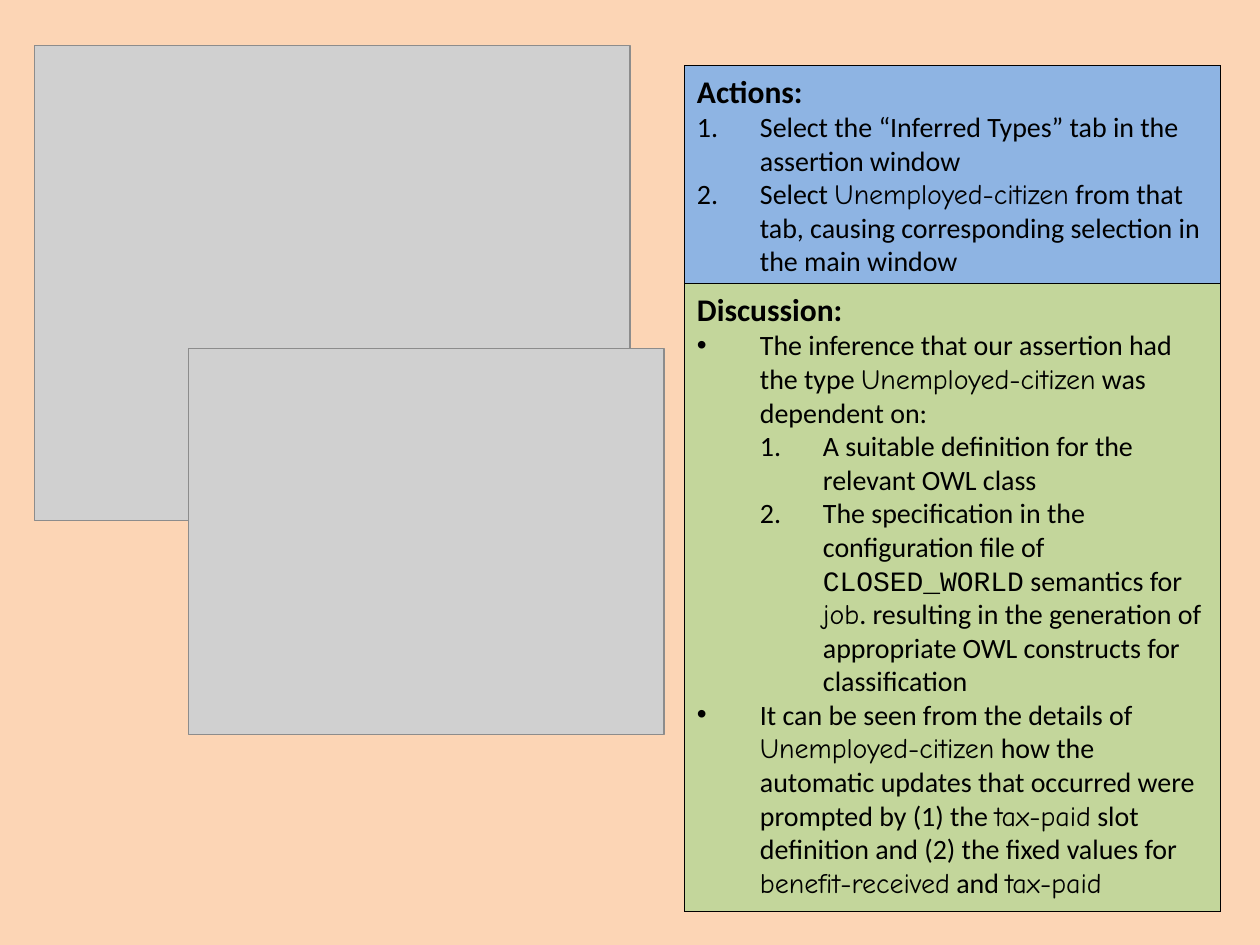
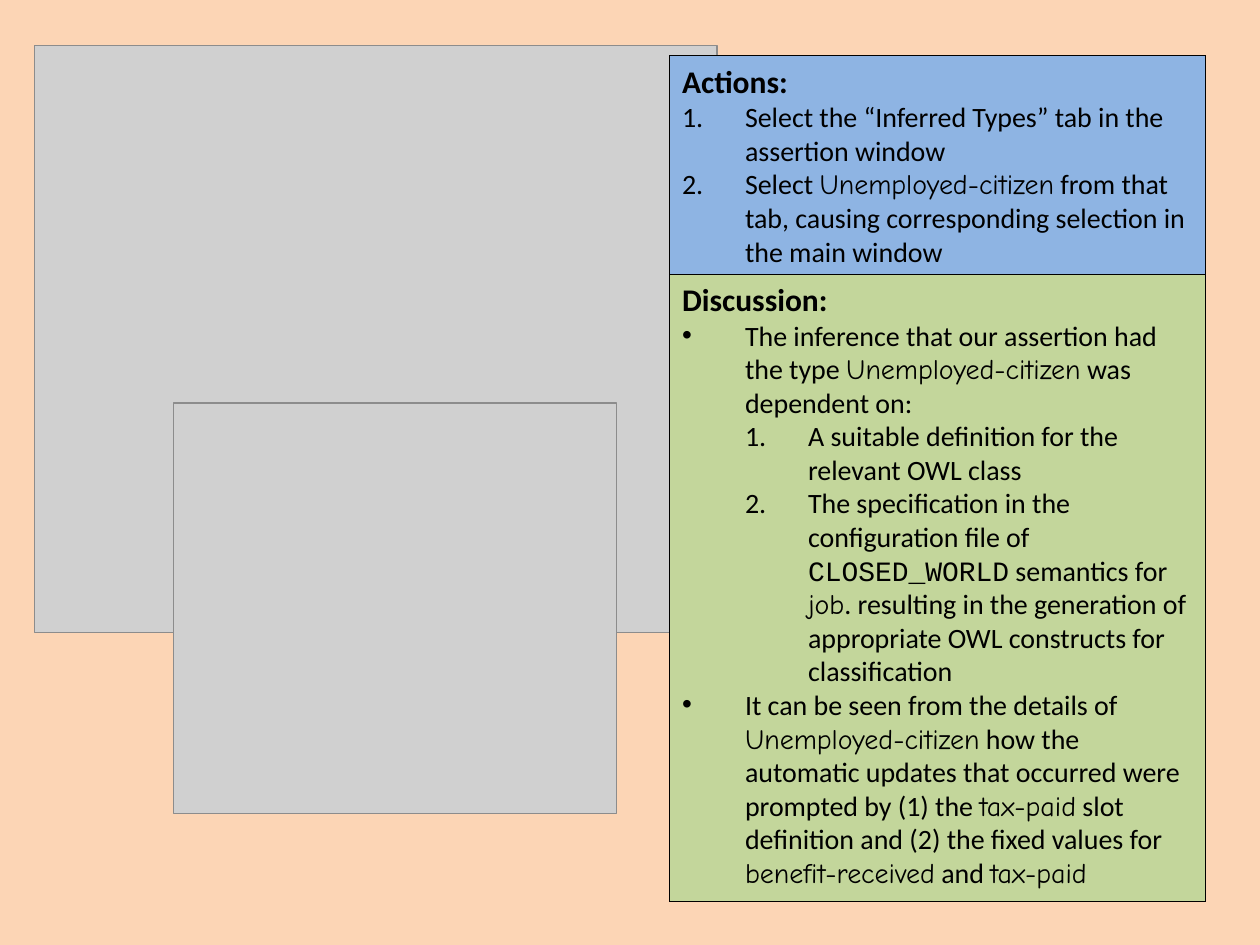
Before and after one commit to colin-puleston/mekon-hobo, a slide deck: slide 37 of docs/MEKON-HOBO Introductory Tutorial.pptx. Drawn at 1260x945 pixels with LibreOffice and Linux fonts; fonts in the diff are those of the drawing; grey boxes stand for pictures. Boxes give left, top, right and bottom in pixels: in the first picture for what was removed or moved away, otherwise in the second. Text is boxed around its words. In the diff, an @@ line names an element or a change of style, - is before the commit and + after.

```diff
--- a/docs/MEKON-HOBO Introductory Tutorial.pptx
+++ b/docs/MEKON-HOBO Introductory Tutorial.pptx
@@ picture: place and size @@
-picture at (35,45,630,520)
+picture at (35,45,718,633)
@@ rectangle "Actions:": place and size @@
-rectangle "Actions:" at (684,66,1220,286)
+rectangle "Actions:" at (669,55,1205,276)
@@ rectangle "Discussion:": place and size @@
-rectangle "Discussion:" at (684,284,1220,911)
+rectangle "Discussion:" at (669,275,1205,902)
@@ picture: place and size @@
-picture at (189,349,664,736)
+picture at (174,403,617,814)
```
Also in this commit, not shown: 31 other slides changed.
